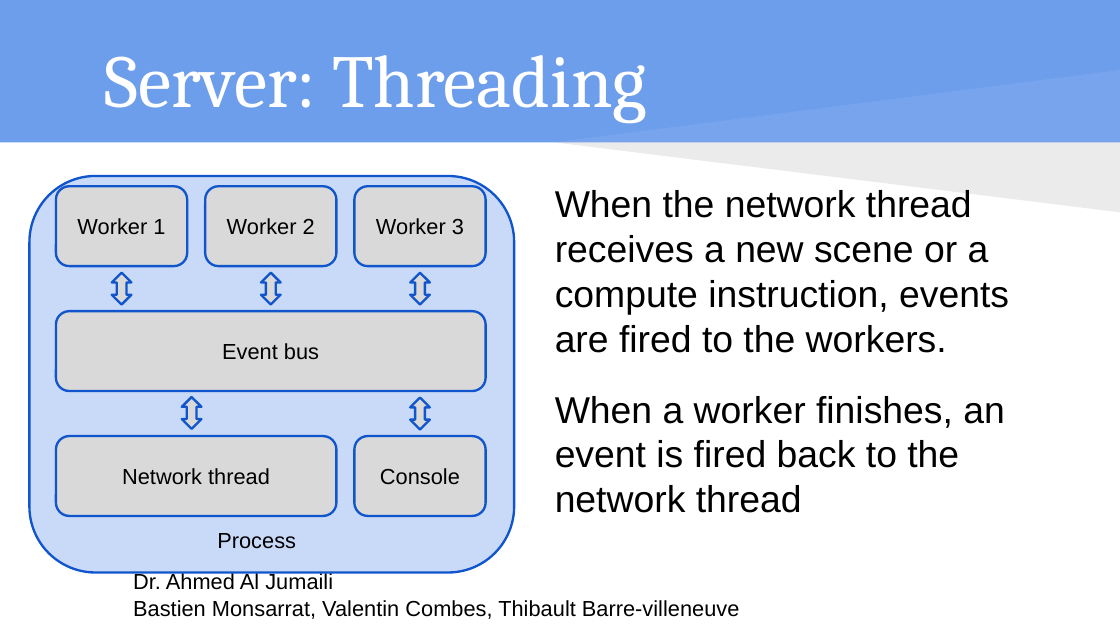
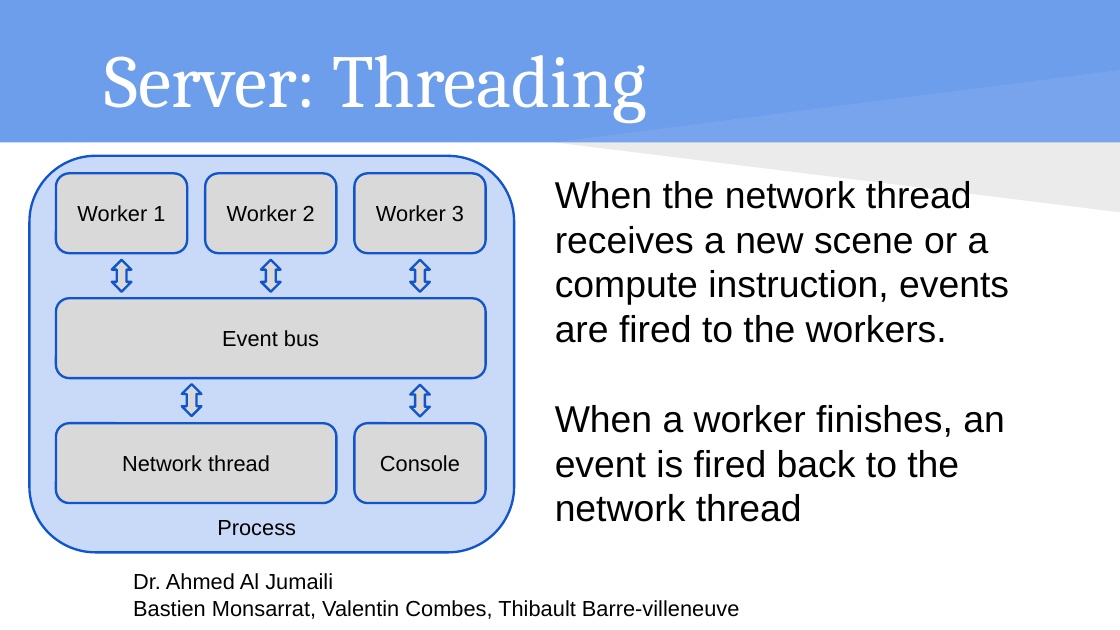
Before and after one commit to isundil/drt, a slide deck: slide 12 of Presentation DS - drt.pptx. Drawn at 1120x630 pixels with LibreOffice and Linux fonts; fonts in the diff are those of the drawing. Boxes give left, top, right and bottom in pixels: in the first picture for what was removed or moved away, otherwise in the second. Text is boxed around its words. In the diff, an @@ line names an element or a change of style, - is before the commit and + after.

```diff
--- a/Presentation DS - drt.pptx
+++ b/Presentation DS - drt.pptx
@@ rounded rectangle: place and size @@
-rounded rectangle at [29, 176, 514, 572]
+rounded rectangle at [29, 156, 514, 552]
@@ text "When the network thread receives ..." rewrapped from [555, 190, 1009, 513] to [555, 181, 1009, 522] @@
@@ 4 up down arrows, 3 rounded rectangles: place and size @@
-4 up down arrows, 3 rounded rectangles at [56, 186, 485, 428]
+4 up down arrows, 3 rounded rectangles at [56, 174, 485, 416]
@@ 3 rounded rectangles, 1 text, 1 up down arrow: place and size @@
-3 rounded rectangles, 1 text, 1 up down arrow at [56, 311, 486, 549]
+3 rounded rectangles, 1 text, 1 up down arrow at [56, 298, 486, 536]
```
Also in this commit, not shown: 9 other slides changed.
